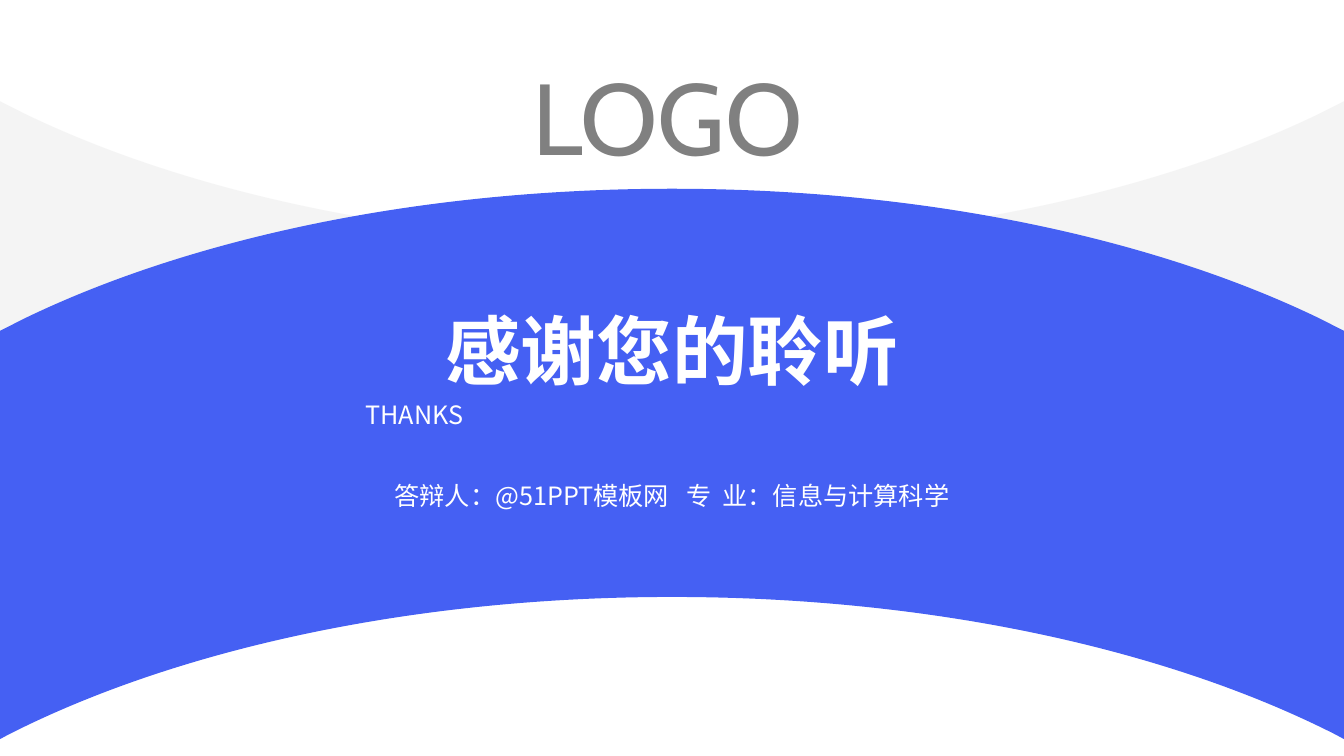
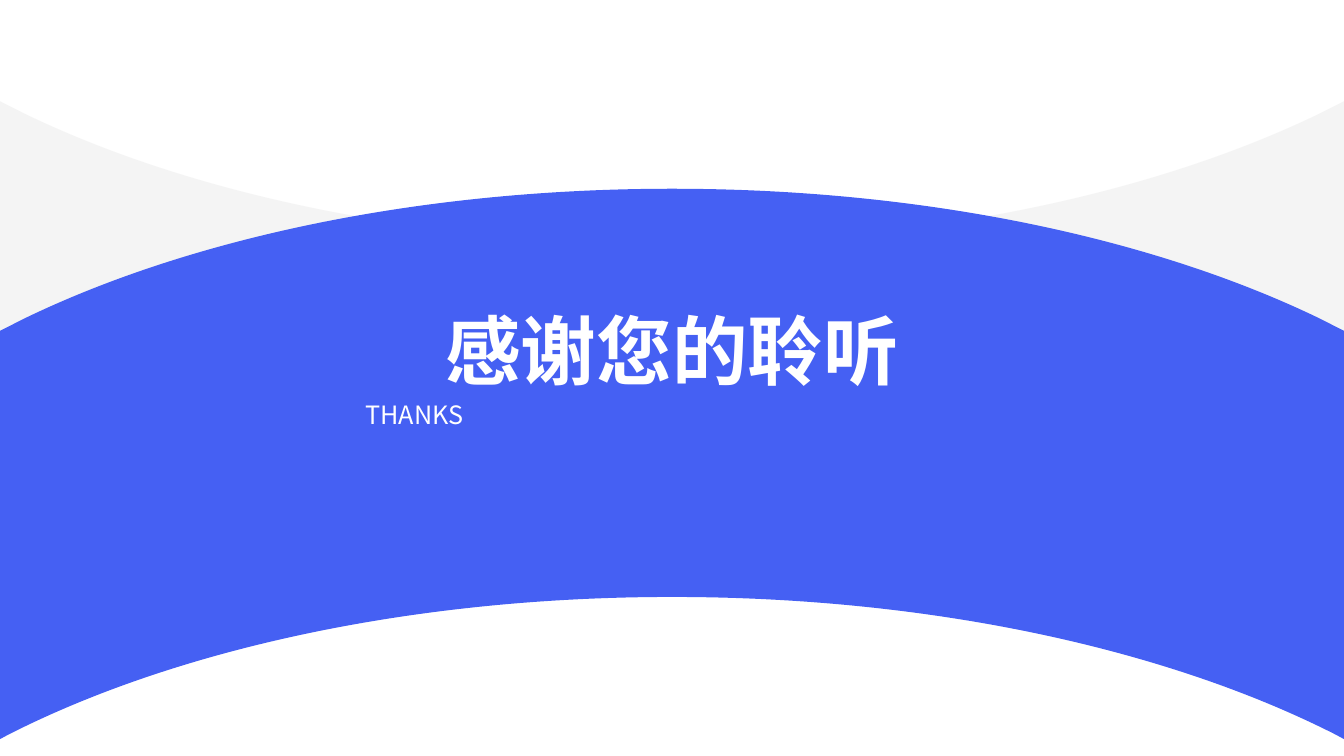
Before and after one commit to ahulh-acmlab/group_report, a slide deck: slide 20 of 2021-4-21/EfficientNetV2.pptx (slide 29 before the commit). Drawn at 1344x756 pixels with LibreOffice and Linux fonts; fonts in the diff are those of the drawing. Boxes give left, top, right and bottom in pixels: in the first picture for what was removed or moved away, otherwise in the second. Text is boxed around its words. In the diff, an @@ line names an element or a change of style, - is before the commit and + after.

```diff
--- a/2021-4-21/EfficientNetV2.pptx
+++ b/2021-4-21/EfficientNetV2.pptx
@@ text removed at bbox=[532, 83, 803, 157] @@
-LOGO
@@ text removed at bbox=[395, 483, 950, 510] @@
-答辩人：@51PPT模板网 专 业：信息与计算科学
```
Also in this commit, not shown: 4 other slides changed, 12 slides added, 22 slides removed, 2 other files.
